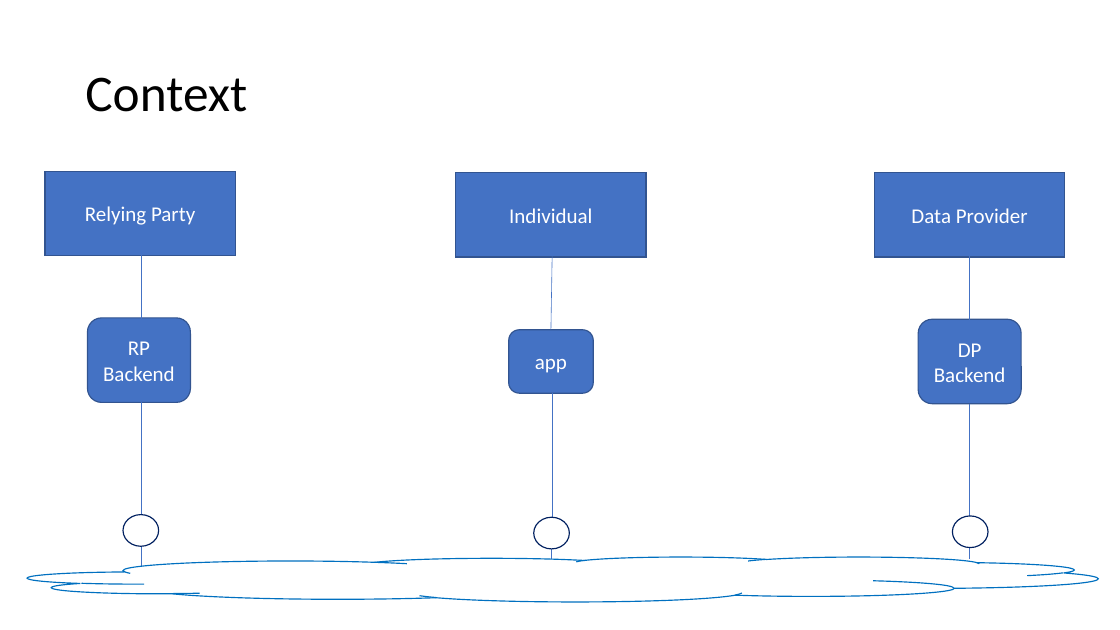
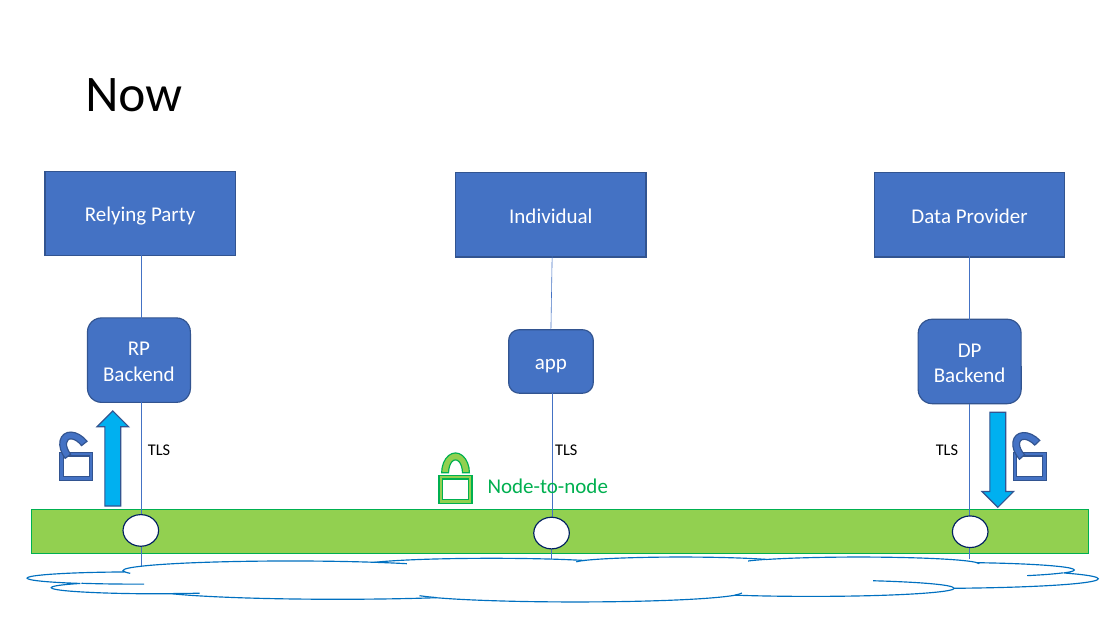
Before and after one commit to qiyfoundation/Qiy-Scheme, a slide deck: slide 3 of end-to-end encryption/QS WSFT Meeting 2019-06-09.pptx. Drawn at 1120x630 pixels with LibreOffice and Linux fonts; fonts in the diff are those of the drawing. Boxes give left, top, right and bottom in pixels: in the first picture for what was removed or moved away, otherwise in the second. Text is boxed around its words. In the diff, an @@ line names an element or a change of style, - is before the commit and + after.

```diff
--- a/end-to-end encryption/QS WSFT Meeting 2019-06-09.pptx
+++ b/end-to-end encryption/QS WSFT Meeting 2019-06-09.pptx
@@ title at (85,78,182,112): text changed @@
-Context
+Now
@@ right arrow added at (97,411,129,506), fill #00B0F0, outline #325491 1 pt @@
@@ right arrow added at (982,413,1014,508), fill #00B0F0, outline #325491 1 pt @@
@@ arch (boxed as its full ring) added at (53,426,99,474), fill #4472C4, outline #325491 1 pt @@
@@ text added at (148,444,170,455), 14 pt, text #000000 @@
+TLS
@@ text added at (555,444,577,455), 14 pt, text #000000 @@
+TLS
@@ text added at (936,444,958,455), 14 pt, text #000000 @@
+TLS
@@ arch (boxed as its full ring) added at (1006,426,1053,474), fill #4472C4, outline #325491 1 pt @@
@@ frame added at (60,453,92,481), fill #4472C4, outline #325491 1 pt @@
@@ frame added at (439,476,472,503), fill #92D050, outline #00B050 1 pt @@
@@ arch (boxed as its full ring) added at (442,453,470,492), fill #92D050, outline #00B050 1 pt @@
@@ text added at (488,476,608,500), 18 pt, text #00B050 @@
+Node-to-node
@@ frame added at (1013,453,1046,481), fill #4472C4, outline #325491 1 pt @@
@@ rectangle added at (32,510,1089,554), fill #92D050, outline #00B050 1 pt @@
```
Also in this commit, not shown: 5 other slides changed.
